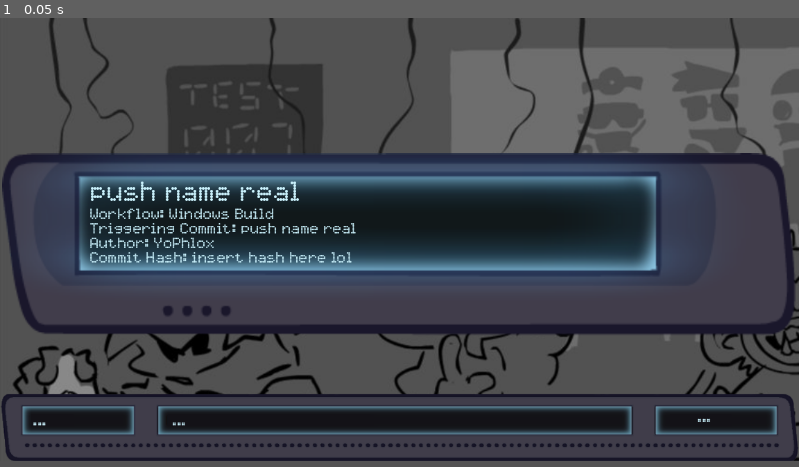
Above: before the commit, frame 1.
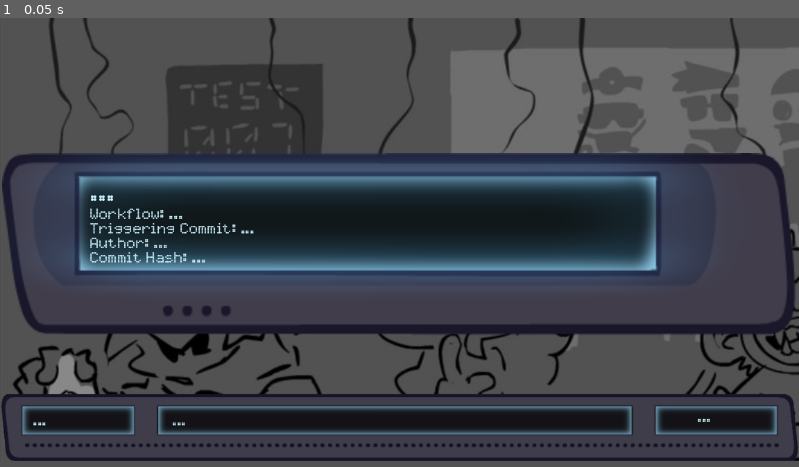
Above: after the commit, the same moment.

Repository: yophlox/FunkinLauncher
Game: Godot game, scene res://scenes/Launcher.tscn
The game is run twice, just before and just after one commit, with the same random seed, the same clock (stepped at 60 frames per second) and the same inputs.
Inputs:
- Up to frame 1 (0.05 s): no input

The runs differ from the first frame. In frame 1, 0.9% of the frame differs, in the area x 11-45%, y 36-55%.

Commit message:
yay github stuff works

Diff:
--- a/scenes/Launcher.tscn
+++ b/scenes/Launcher.tscn
@@ -1,9 +1,10 @@
-[gd_scene load_steps=5 format=3 uid="uid://8n4ttb2l3v1p"]
+[gd_scene load_steps=6 format=3 uid="uid://8n4ttb2l3v1p"]
 
 [ext_resource type="Texture2D" uid="uid://bsk5iibsnbr2g" path="res://assets/images/mainBG.png" id="1_gsswe"]
 [ext_resource type="Texture2D" uid="uid://spj7jxewvq7s" path="res://assets/images/freeplayBox.png" id="2_sp423"]
 [ext_resource type="Texture2D" uid="uid://df07vdvsc2v2y" path="res://assets/images/freeplayBox2.png" id="3_x525b"]
 [ext_resource type="FontFile" uid="uid://3e3qvlg1hli8" path="res://assets/fonts/5by7.ttf" id="4_camlv"]
+[ext_resource type="Script" path="res://scripts/Launcher.gd" id="5_f5r6u"]
 
 [node name="Node2D" type="Node2D"]
 
@@ -34,7 +35,7 @@
 theme_override_colors/font_color = Color(0.802533, 0.957362, 1, 1)
 theme_override_fonts/font = ExtResource("4_camlv")
 theme_override_font_sizes/font_size = 40
-text = "push name real"
+text = "..."
 
 [node name="git-workflow-name" type="Label" parent="Git Text Group"]
 offset_left = 129.0
@@ -44,7 +45,7 @@
 theme_override_colors/font_color = Color(0.803922, 0.956863, 1, 1)
 theme_override_fonts/font = ExtResource("4_camlv")
 theme_override_font_sizes/font_size = 22
-text = "Workflow: Windows Build"
+text = "Workflow: ..."
 
 [node name="git-trigger-name" type="Label" parent="Git Text Group"]
 offset_left = 129.0
@@ -54,7 +55,7 @@
 theme_override_colors/font_color = Color(0.803922, 0.956863, 1, 1)
 theme_override_fonts/font = ExtResource("4_camlv")
 theme_override_font_sizes/font_size = 22
-text = "Triggering Commit: push name real"
+text = "Triggering Commit: ..."
 
 [node name="git-author-name2" type="Label" parent="Git Text Group"]
 offset_left = 129.0
@@ -64,7 +65,7 @@
 theme_override_colors/font_color = Color(0.803922, 0.956863, 1, 1)
 theme_override_fonts/font = ExtResource("4_camlv")
 theme_override_font_sizes/font_size = 22
-text = "Author: YoPhlox"
+text = "Author: ..."
 
 [node name="git-author-name3" type="Label" parent="Git Text Group"]
 offset_left = 129.0
@@ -74,7 +75,7 @@
 theme_override_colors/font_color = Color(0.803922, 0.956863, 1, 1)
 theme_override_fonts/font = ExtResource("4_camlv")
 theme_override_font_sizes/font_size = 22
-text = "Commit Hash: insert hash here lol"
+text = "Commit Hash: ..."
 
 [node name="Download Text Group" type="Node" parent="."]
 
@@ -107,3 +108,6 @@
 theme_override_fonts/font = ExtResource("4_camlv")
 theme_override_font_sizes/font_size = 22
 text = "..."
+
+[node name="Github Stuff" type="Node" parent="."]
+script = ExtResource("5_f5r6u")
--- /dev/null
+++ b/scripts/Launcher.gd
@@ -0,0 +1,50 @@
+extends Node
+
+const GITHUB_API_URL = "https://api.github.com"
+const OWNER = "FNF-CNE-Devs"
+const REPO = "CodenameEngine"
+
+@onready var commit_name = $"../Git Text Group/git-commit-name"
+@onready var workflow_name = $"../Git Text Group/git-workflow-name"
+@onready var trigger_commit = $"../Git Text Group/git-trigger-name"
+@onready var author_name = $"../Git Text Group/git-author-name2"
+@onready var commit_hash = $"../Git Text Group/git-author-name3"
+
+var http_request: HTTPRequest
+
+func _ready():
+	http_request = HTTPRequest.new()
+	add_child(http_request)
+	http_request.request_completed.connect(_on_request_completed)
+
+	fetch_workflow_info()
+
+func fetch_workflow_info():
+	var headers = []
+	var endpoint = "/repos/%s/%s/actions/runs" % [OWNER, REPO]
+	var url = GITHUB_API_URL + endpoint
+
+	var error = http_request.request(url, headers)
+	if error != OK:
+		print("An error occurred in the HTTP request.")
+
+func _on_request_completed(result, response_code, headers, body):
+	if response_code != 200:
+		print("Failed to get workflow information")
+		return
+
+	var json = JSON.parse_string(body.get_string_from_utf8())
+	if json == null or not json.has("workflow_runs") or json.workflow_runs.size() == 0:
+		print("No workflow runs found")
+		return
+
+	var latest_run = json.workflow_runs[0]
+
+	commit_name.text = latest_run.head_commit.message
+	workflow_name.text = "Workflow: " + latest_run.name
+	trigger_commit.text = "Triggering Commit: " + latest_run.head_commit.message
+	author_name.text = "Author: " + latest_run.actor.login
+	commit_hash.text = "Commit Hash: " + latest_run.head_sha.substr(0, 7)
+
+func _process(_delta):
+	pass
